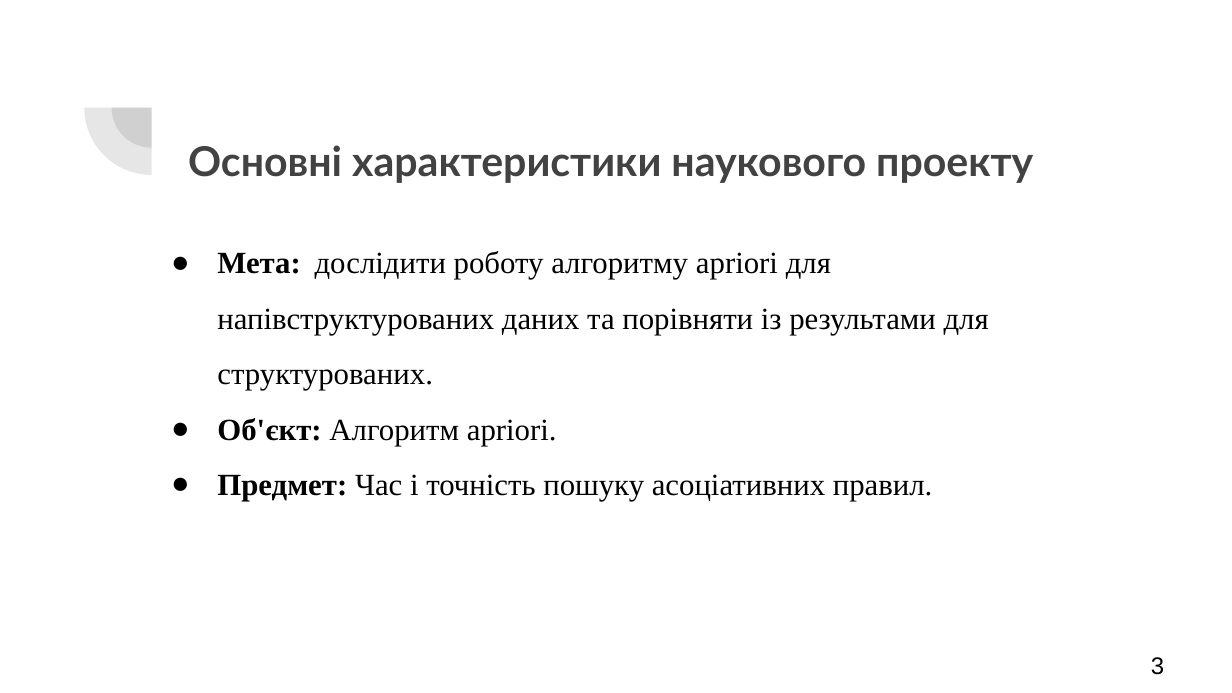
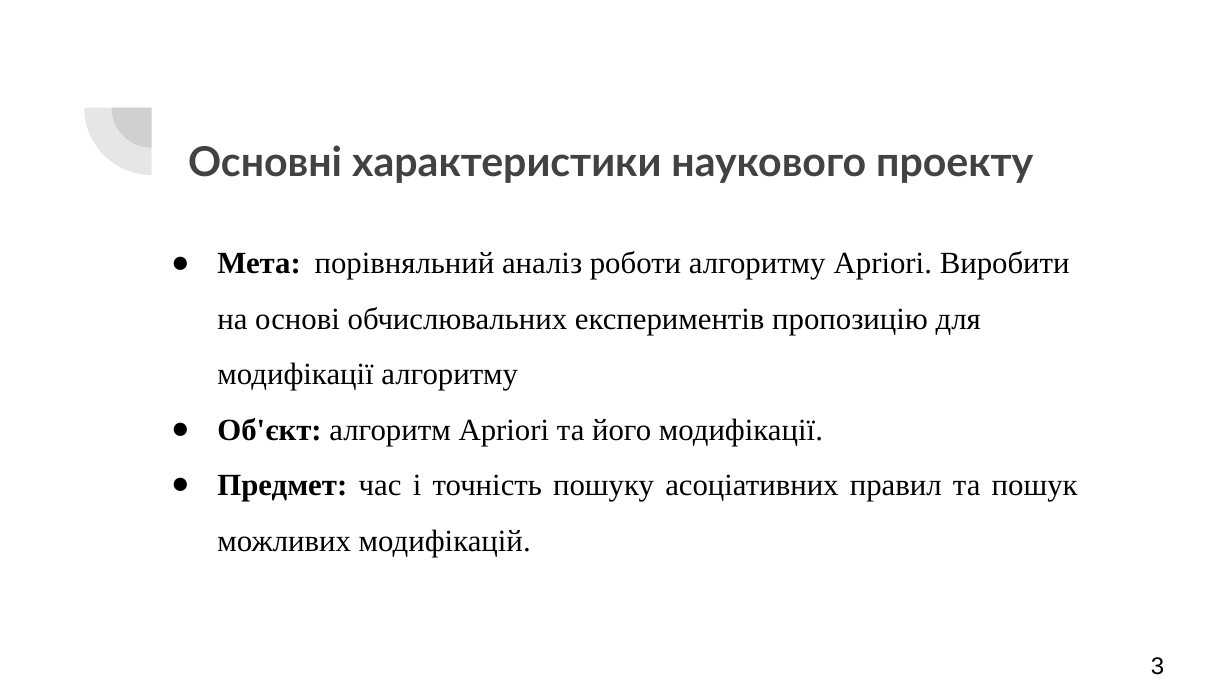
Before and after one commit to AndriiHavryliuk1/master2, a slide deck: slide 3 of docs/Дослідження_роботи_алгоритму_apriori.pptx. Drawn at 1232x693 pixels with LibreOffice and Linux fonts; fonts in the diff are those of the drawing. Boxes give left, top, right and bottom in pixels: in the first picture for what was removed or moved away, otherwise in the second. Text is boxed around its words. In the diff, an @@ line names an element or a change of style, - is before the commit and + after.

```diff
--- a/docs/Дослідження_роботи_алгоритму_apriori.pptx
+++ b/docs/Дослідження_роботи_алгоритму_apriori.pptx
@@ text at (217,251,1078,557): text changed @@
-● Мета: дослідити роботу алгоритму apriori для напівструктурованих даних та порівняти із результами для структурованих.
-● Об'єкт: Алгоритм apriori.
-● Предмет: Час і точність пошуку асоціативних правил.
+● Мета: порівняльний аналіз роботи алгоритму Apriori. Виробити на основі обчислювальних експериментів пропозицію для модифікації алгоритму
+● Об'єкт: алгоритм Apriori та його модифікації.
+● Предмет: час і точність пошуку асоціативних правил та пошук можливих модифікацій.
```
Also in this commit, not shown: 2 other slides changed, 6 slides added, 7 slides removed, 2 other files.
